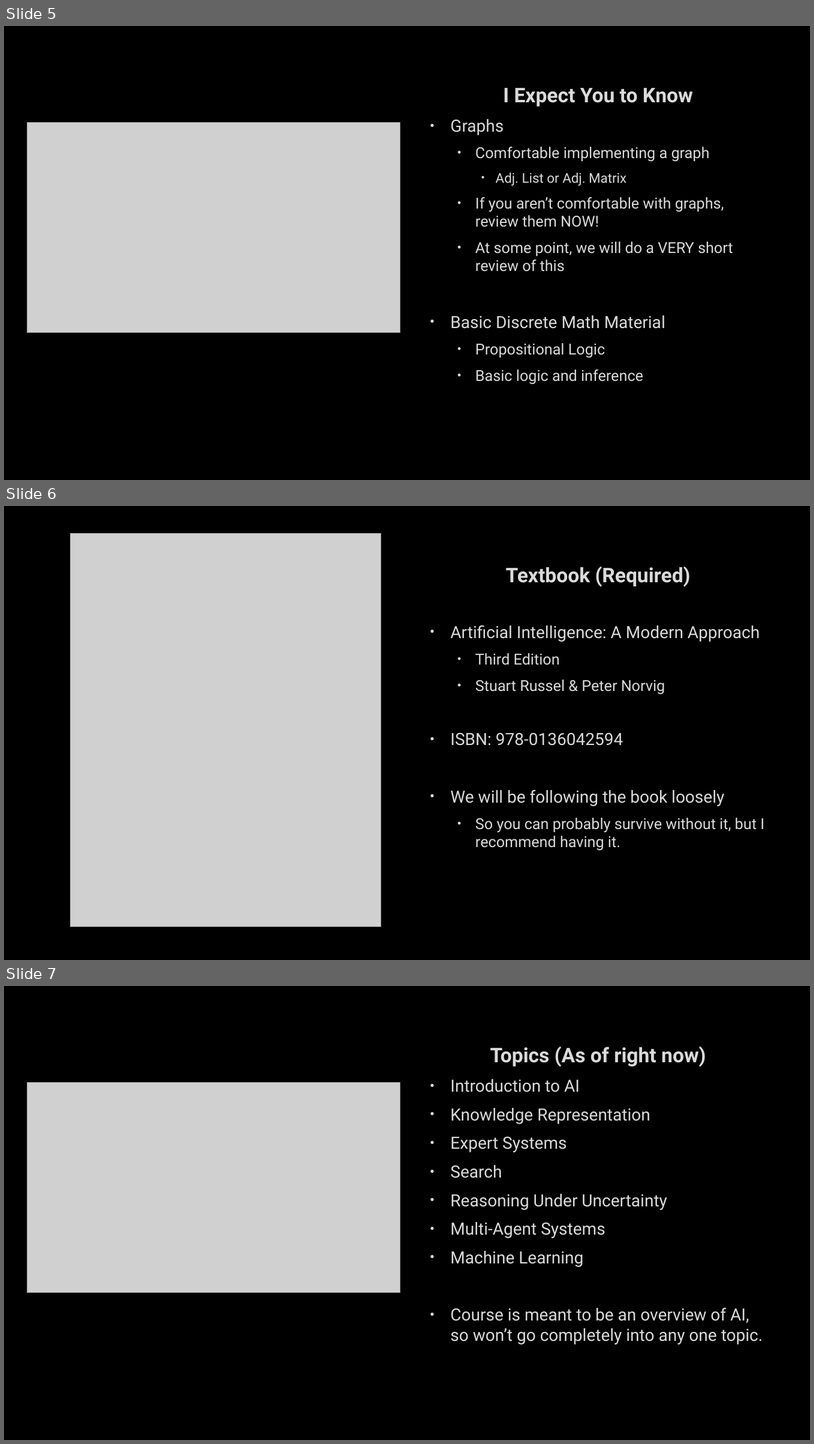
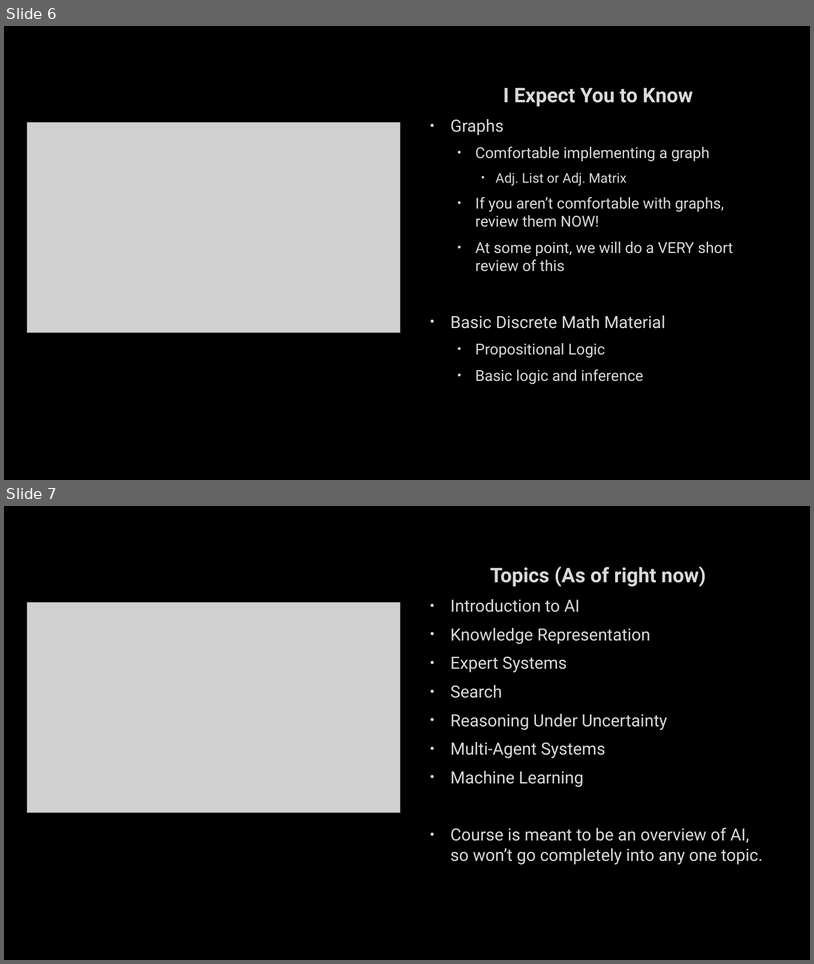
Before and after one commit to markfloryan/AI, a slide deck: slides/01-CourseIntroduction.pptx. Shown one above the other, each under a label of ours: slides 5, 6 and 7 before the commit, slides 6 and 7 after it. The pictures are 814x1444 and 814x964 pixels, drawn with LibreOffice and Linux fonts; fonts in the diff are those of the drawing; grey boxes stand for pictures; background and template pictures are left out. Boxes give left, top, right and bottom in pixels: in the first picture for what was removed or moved away, otherwise in the second. Text is boxed around its words. In the diff, an @@ line names an element or a change of style, - is before the commit and + after.

```diff
--- a/slides/01-CourseIntroduction.pptx
+++ b/slides/01-CourseIntroduction.pptx
@@ slide 6 removed at [4, 506, 810, 960], background picture (left out) @@
@@ picture removed at [70, 533, 381, 927] @@
@@ text removed at [450, 566, 765, 850] @@
-Textbook (Required)
-• Artificial Intelligence: A Modern Approach
-  • Third Edition
-  • Stuart Russel & Peter Norvig
-• ISBN: 978-0136042594
-• We will be following the book loosely
-  • So you can probably survive without it, but I recommend having it.
@@ what was slide 5 is now slide 6 @@
```
Also in this commit, not shown: 1 slide added, 3 other files.
